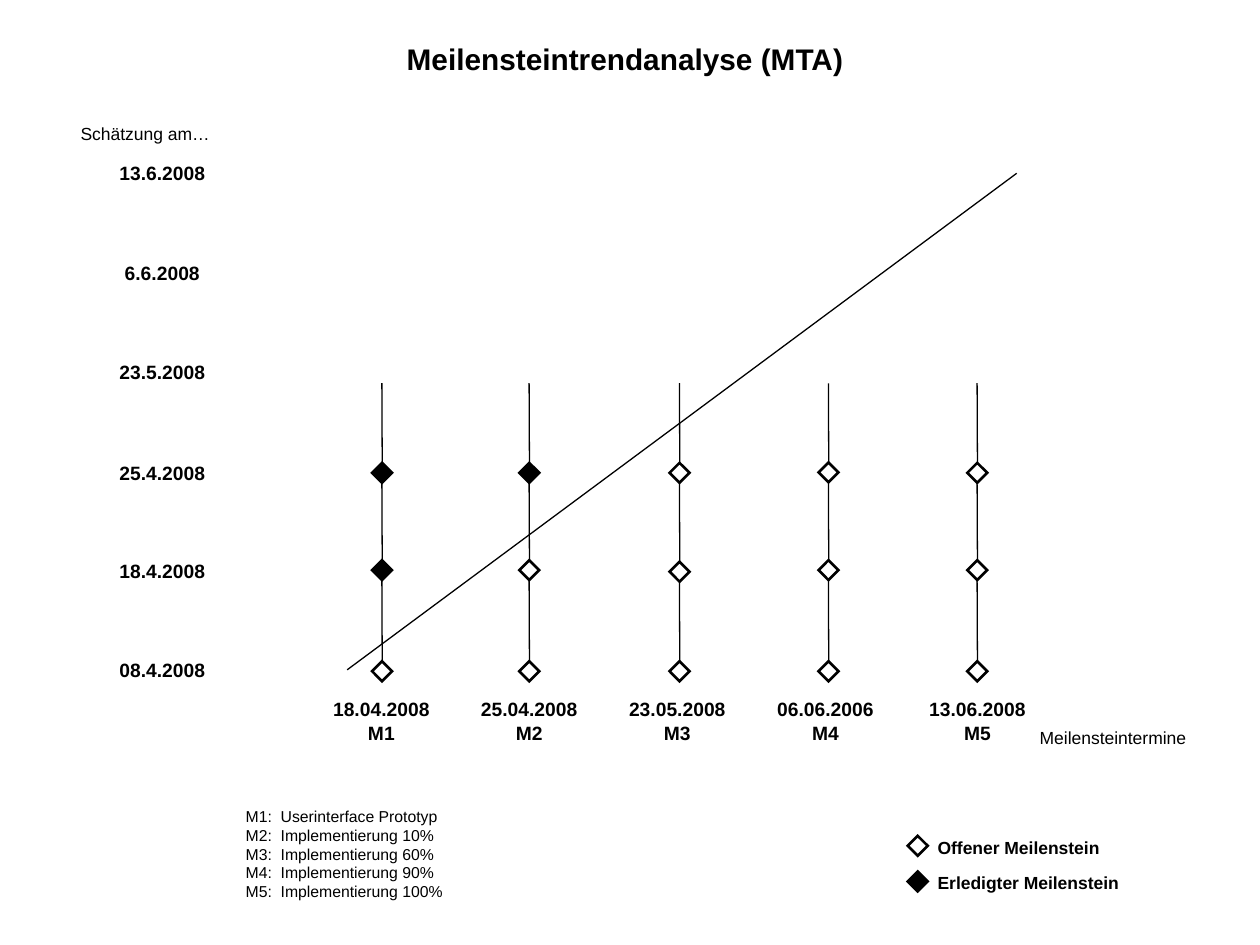
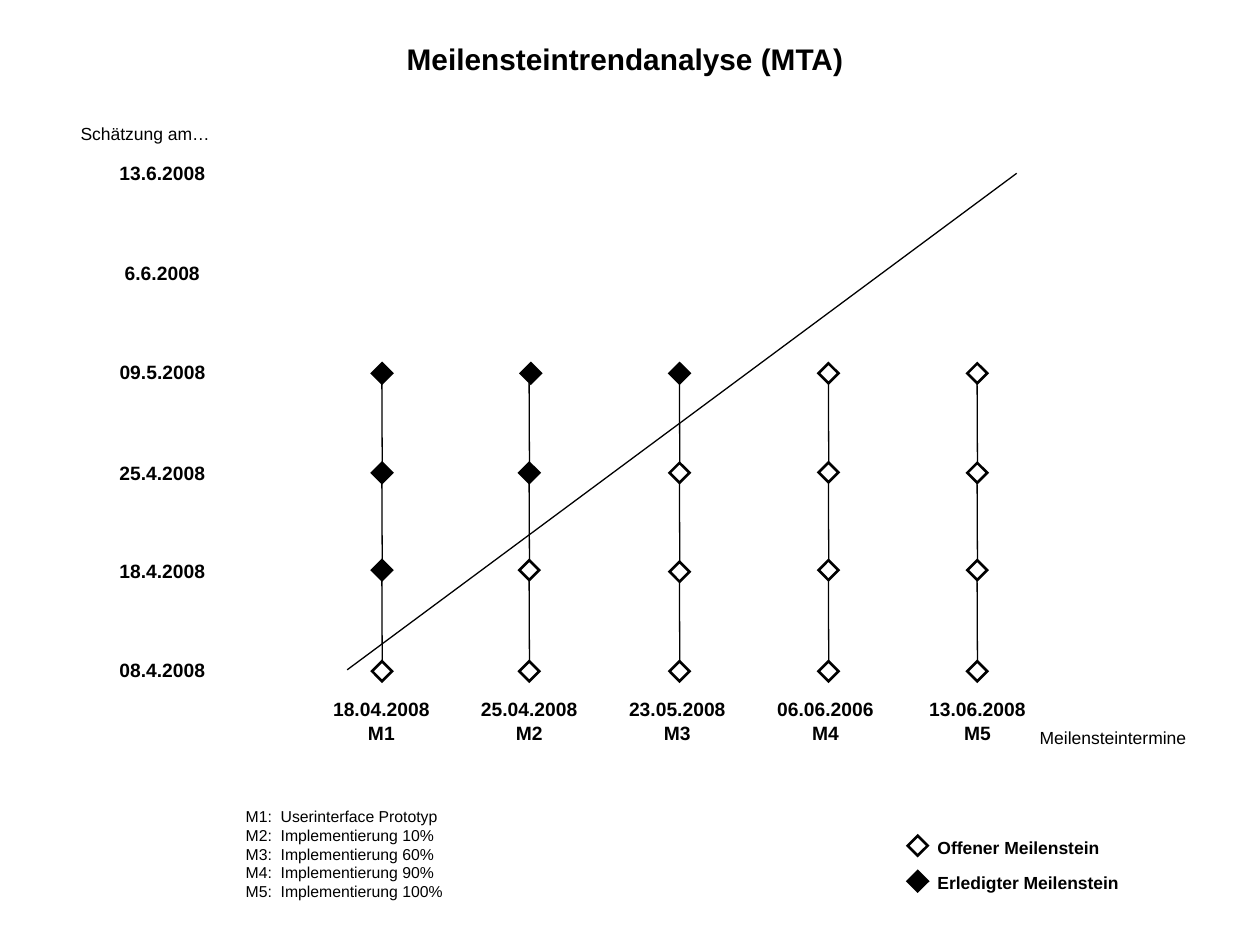
Before and after one commit to BackupTheBerlios/ticketline4032-svn, a slide deck: slide 1 of trunk/Dokumente/Allgemein/Projektmanagement/Meilensteintrendanalyse/Meilensteintrendanalyse.ppt. Drawn at 1260x945 pixels with LibreOffice and Linux fonts; fonts in the diff are those of the drawing. Boxes give left, top, right and bottom in pixels: in the first picture for what was removed or moved away, otherwise in the second. Text is boxed around its words. In the diff, an @@ line names an element or a change of style, - is before the commit and + after.

```diff
--- a/trunk/Dokumente/Allgemein/Projektmanagement/Meilensteintrendanalyse/Meilensteintrendanalyse.ppt
+++ b/trunk/Dokumente/Allgemein/Projektmanagement/Meilensteintrendanalyse/Meilensteintrendanalyse.ppt
@@ text at bbox=[120, 365, 206, 380]: text changed @@
-23.5.2008
+09.5.2008
@@ diamond added at bbox=[372, 363, 392, 383], fill #000000, outline #000000 1.5 pt @@
@@ diamond added at bbox=[520, 363, 541, 383], fill #000000, outline #000000 1.5 pt @@
@@ diamond added at bbox=[669, 363, 689, 383], fill #000000, outline #000000 1.5 pt @@
@@ diamond added at bbox=[819, 363, 839, 383], fill #FFFFFF, outline #000000 1.5 pt @@
@@ diamond added at bbox=[968, 363, 988, 383], fill #FFFFFF, outline #000000 1.5 pt @@
```
Also in this commit, not shown: 3 other files.
